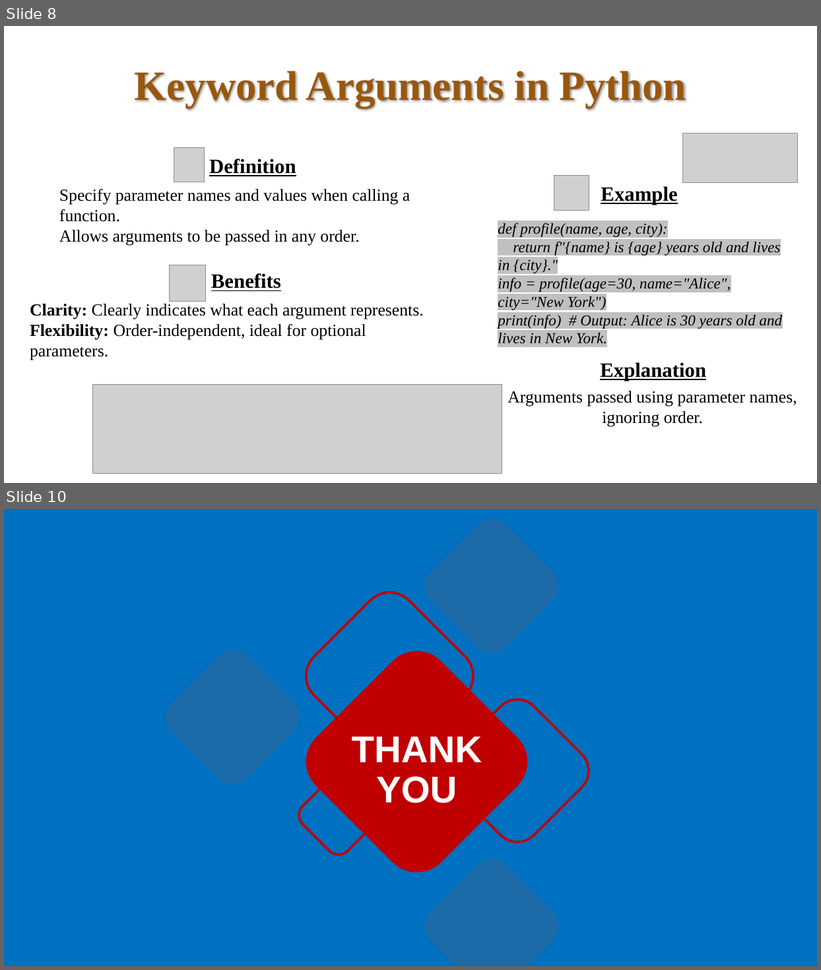
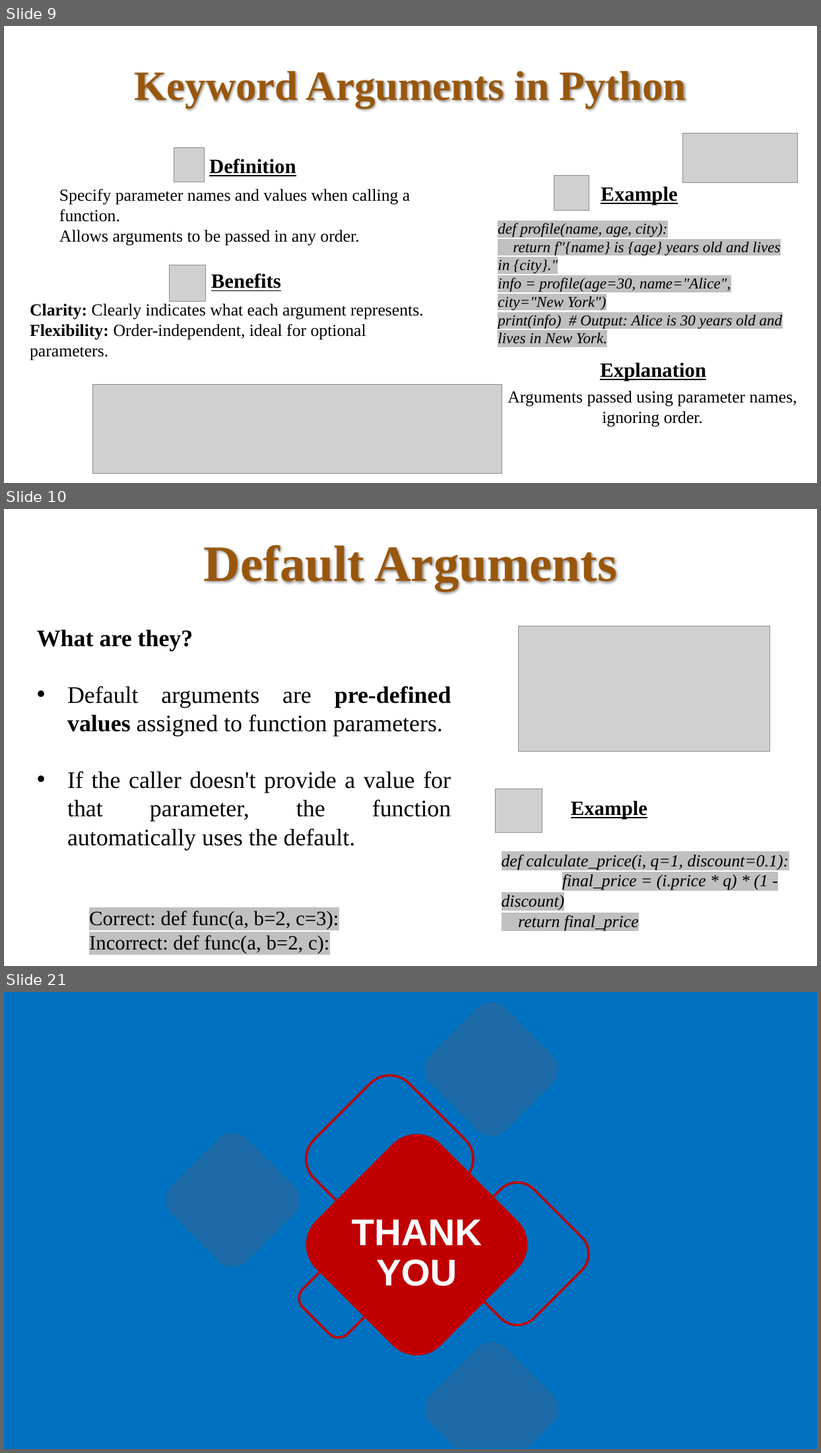
Before and after one commit to bahadurCorvit/Advance_Python, a slide deck: lectures/Lec7.pptx. Shown one above the other, each under a label of ours: slides 8 and 10 before the commit, slides 9, 10 and 21 after it; the slides between them are not shown. The pictures are 821x970 and 821x1453 pixels, drawn with LibreOffice and Linux fonts; fonts in the diff are those of the drawing; grey boxes stand for pictures. Boxes give left, top, right and bottom in pixels: in the first picture for what was removed or moved away, otherwise in the second. Text is boxed around its words. In the diff, an @@ line names an element or a change of style, - is before the commit and + after.

```diff
--- a/lectures/Lec7.pptx
+++ b/lectures/Lec7.pptx
@@ slide 10 added at (4,509,817,966), background #FFFFFF @@
@@ title added at (204,545,617,591), 60 pt, text #99570C, bold @@
+Default Arguments
@@ picture added at (519,626,770,752) @@
@@ text added at (37,630,451,850), 28 pt, text #000000 @@
+What are they?
+• Default arguments are pre-defined values assigned to function parameters.
+• If the caller doesn't provide a value for that parameter, the function automatically uses the default.
@@ picture added at (496,789,543,833) @@
@@ text added at (571,801,648,819), 24 pt, text #000000, bold, underline @@
+Example
@@ text added at (502,855,789,931), 20 pt, text #000000, italic @@
+def calculate_price(i, q=1, discount=0.1):
+final_price = (i.price * q) * (1 - discount)
+return final_price
@@ text added at (89,911,339,954), 24 pt, text #000000 @@
+Correct: def func(a, b=2, c=3):
+Incorrect: def func(a, b=2, c):
@@ what was slide 8 is now slide 9 @@
@@ what was slide 10 is now slide 21 @@
```
Also in this commit, not shown: 1 slide changed, 10 other slides added, 6 other files.
